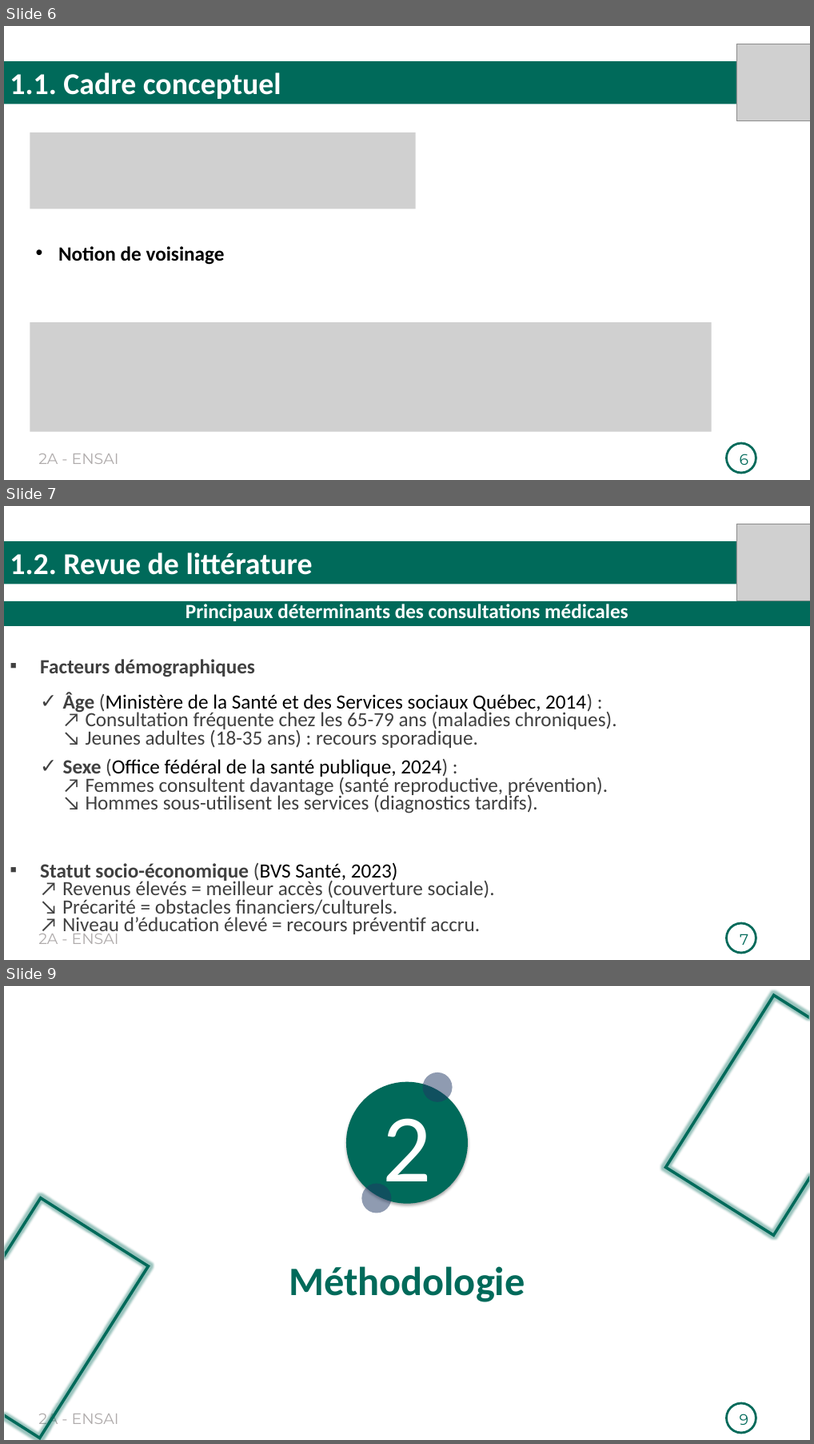
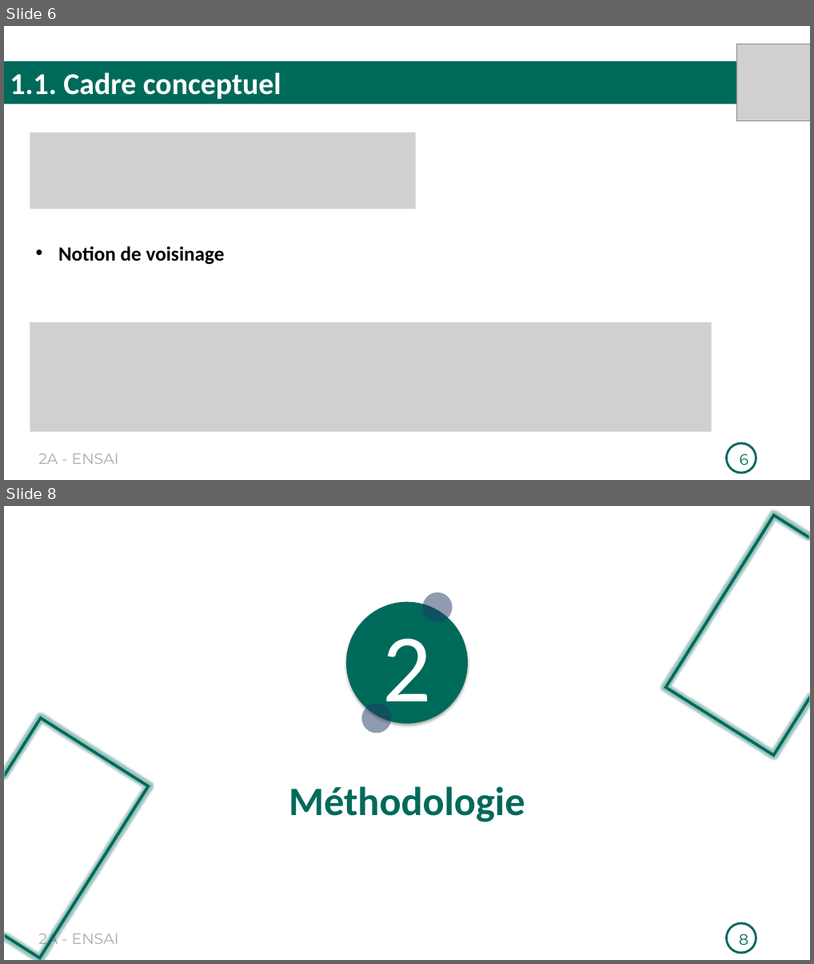
Before and after one commit to Richard-GOZAN/Projet-Stat-2A-Ensai, a slide deck: Présentation/Soutenance_Groupe25.pptx. Shown one above the other, each under a label of ours: slides 6, 7 and 9 before the commit, slides 6 and 8 after it; the slides between them are not shown. The pictures are 814x1444 and 814x964 pixels, drawn with LibreOffice and Linux fonts; fonts in the diff are those of the drawing; grey boxes stand for pictures. Boxes give left, top, right and bottom in pixels: in the first picture for what was removed or moved away, otherwise in the second. Text is boxed around its words. In the diff, an @@ line names an element or a change of style, - is before the commit and + after.

```diff
--- a/Présentation/Soutenance_Groupe25.pptx
+++ b/Présentation/Soutenance_Groupe25.pptx
@@ slide 7 removed at (4, 506, 810, 960), background #FFFFFF; not listed: 2 template elements that a slide beside it also shows @@
@@ picture removed at (738, 524, 810, 601) @@
@@ rectangle removed at (4, 541, 810, 584) @@
-1.2. Revue de littérature
@@ rectangle removed at (4, 601, 810, 626) @@
-Principaux déterminants des consultations médicales
@@ text removed at (40, 659, 617, 936) @@
-▪ Facteurs démographiques
-  ✓ Âge (Ministère de la Santé et des Services sociaux Québec, 2014) :
-    ↗ Consultation fréquente chez les 65-79 ans (maladies chroniques).
-    ↘ Jeunes adultes (18-35 ans) : recours sporadique.
-  ✓ Sexe (Office fédéral de la santé publique, 2024) :
-    ↗ Femmes consultent davantage (santé reproductive, prévention).
-    ↘ Hommes sous-utilisent les services (diagnostics tardifs).
-▪ Statut socio-économique (BVS Santé, 2023)
-  ↗ Revenus élevés = meilleur accès (couverture sociale).
-  ↘ Précarité = obstacles financiers/culturels.
-  ↗ Niveau d’éducation élevé = recours préventif accru.
@@ page number removed at (740, 933, 749, 944) @@
-7
@@ what was slide 9 is now slide 8 @@
@@ page number at (739, 933, 749, 944): text changed @@
-9
+8
```
Also in this commit, not shown: 5 slides changed, 1 slide added, 2 other slides removed.
